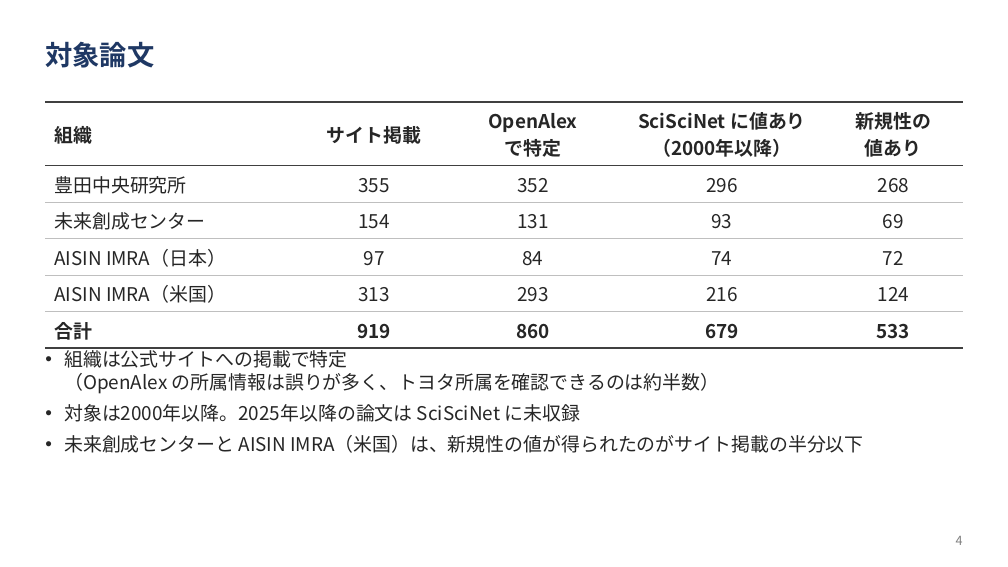
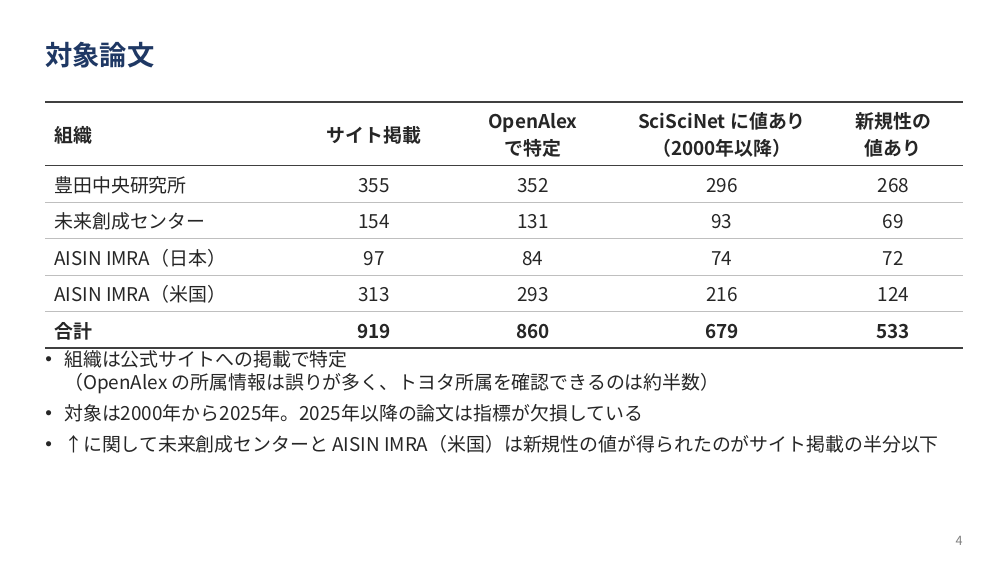
Before and after one commit to ryosuke0828/sci-sci-toyota, a slide deck: slide 4 of docs/slides/toyota_novelty_progress.pptx. Drawn at 1008x567 pixels with LibreOffice and Linux fonts; fonts in the diff are those of the drawing. Boxes give left, top, right and bottom in pixels: in the first picture for what was removed or moved away, otherwise in the second. Text is boxed around its words. In the diff, an @@ line names an element or a change of style, - is before the commit and + after.

```diff
--- a/docs/slides/toyota_novelty_progress.pptx
+++ b/docs/slides/toyota_novelty_progress.pptx
@@ text at bbox=[64, 404, 939, 453]: text changed @@
-• 対象は2000年以降。2025年以降の論文は SciSciNet に未収録
-• 未来創成センターと AISIN IMRA（米国）は、新規性の値が得られたのがサイト掲載の半分以下
+• 対象は2000年から2025年。2025年以降の論文は指標が欠損している
+• ↑に関して未来創成センターと AISIN IMRA（米国）は新規性の値が得られたのがサイト掲載の半分以下
```
Also in this commit, not shown: 13 other slides changed, 2 slides added.
